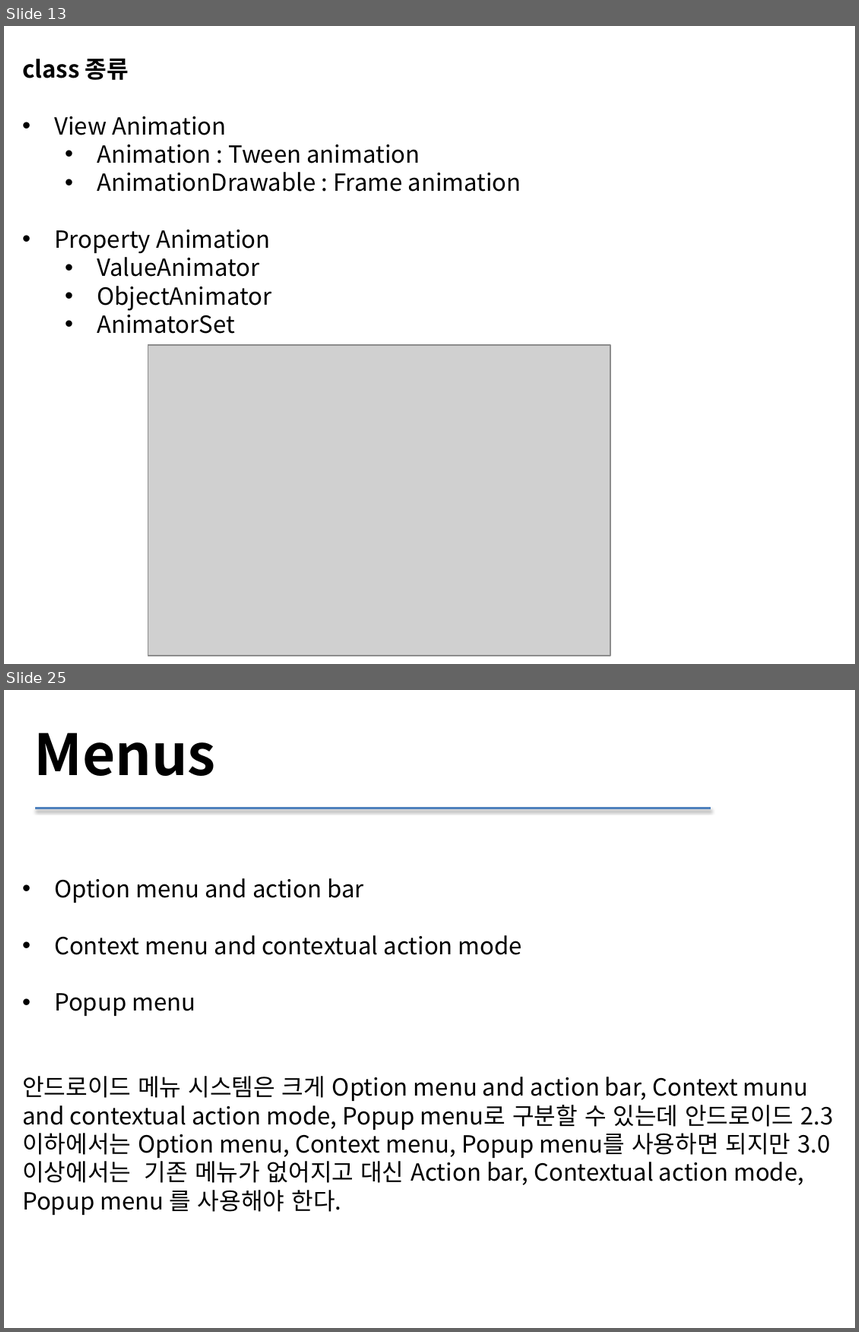
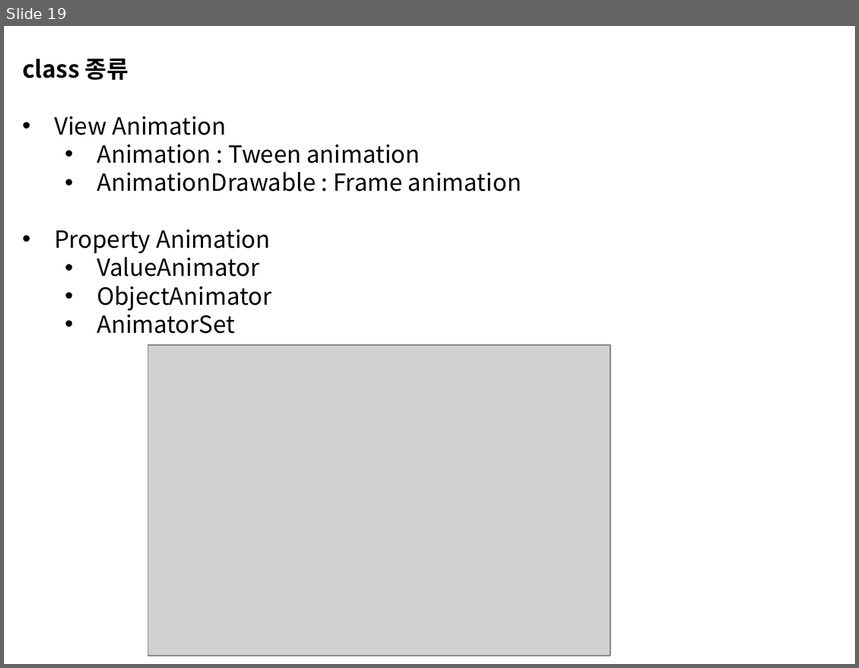
Before and after one commit to sc545/Beacon, a slide deck: 안드로이드 UI.pptx. Shown one above the other, each under a label of ours: slides 13 and 25 before the commit, slide 19 after it; the slides between them are not shown. The pictures are 859x1332 and 859x668 pixels, drawn with LibreOffice and Linux fonts; fonts in the diff are those of the drawing; grey boxes stand for pictures. Boxes give left, top, right and bottom in pixels: in the first picture for what was removed or moved away, otherwise in the second. Text is boxed around its words. In the diff, an @@ line names an element or a change of style, - is before the commit and + after.

```diff
--- a/안드로이드 UI.pptx
+++ b/안드로이드 UI.pptx
@@ slide 25 removed at (x1=4, y1=690, x2=855, y2=1328), background #FFFFFF @@
@@ text removed at (x1=34, y1=733, x2=216, y2=776) @@
-Menus
@@ line removed from (35, 809) to (712, 809) @@
@@ text removed at (x1=22, y1=878, x2=833, y2=1215) @@
-• Option menu and action bar
-• Context menu and contextual action mode
-• Popup menu
-안드로이드 메뉴 시스템은 크게 Option menu and action bar, Context munu and contextual action mode, Popup menu로 구분할 수 있는데 안드로이드 2.3 이하에서는 Option menu, Context menu, Popup menu를 사용하면 되지만 3.0 이상에서는 기존 메뉴가 없어지고 대신 Action bar, Contextual action mode, Popup menu 를 사용해야 한다.
@@ what was slide 13 is now slide 19 @@
```
Also in this commit, not shown: 8 slides changed, 6 slides added, 16 other slides removed, 17 other files.
